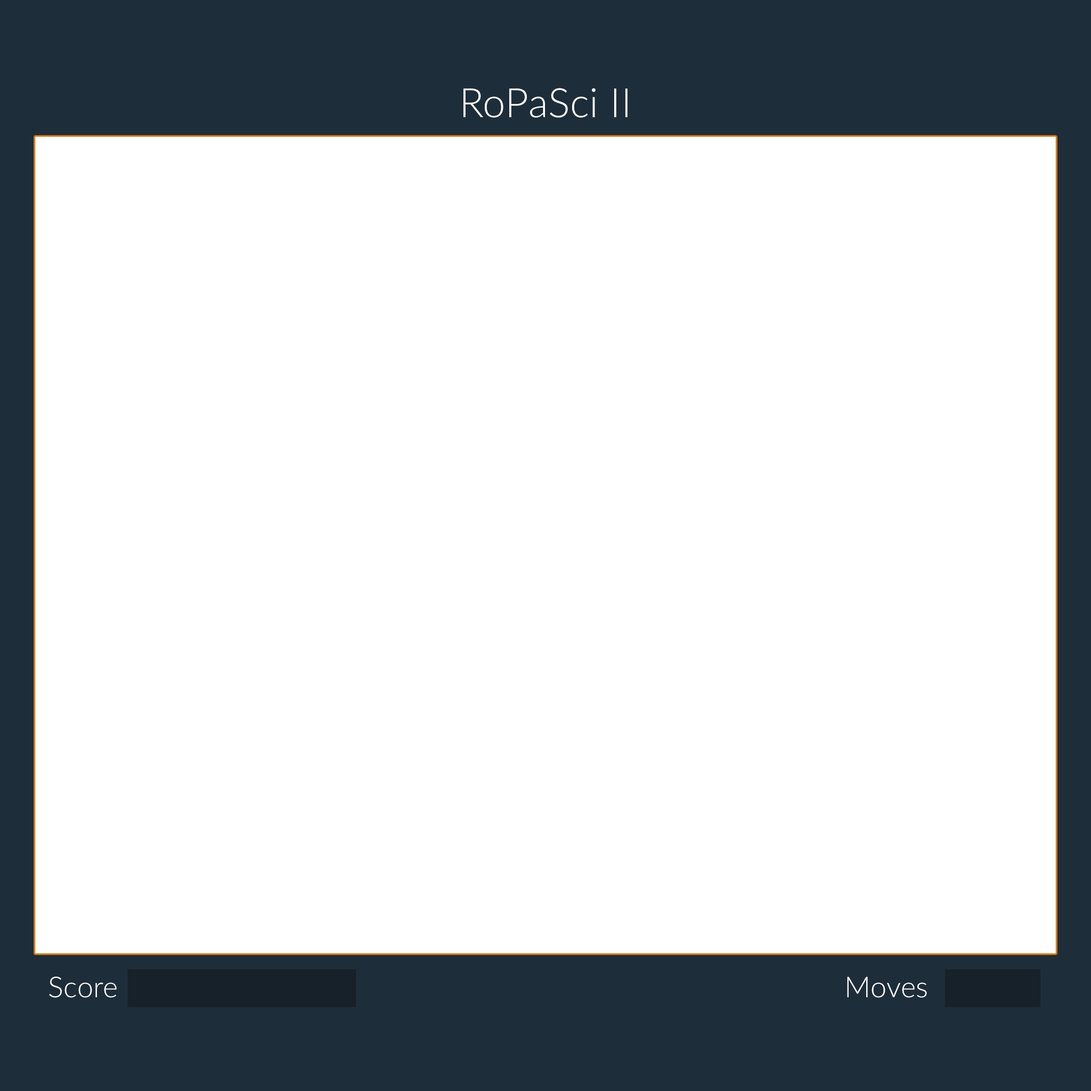
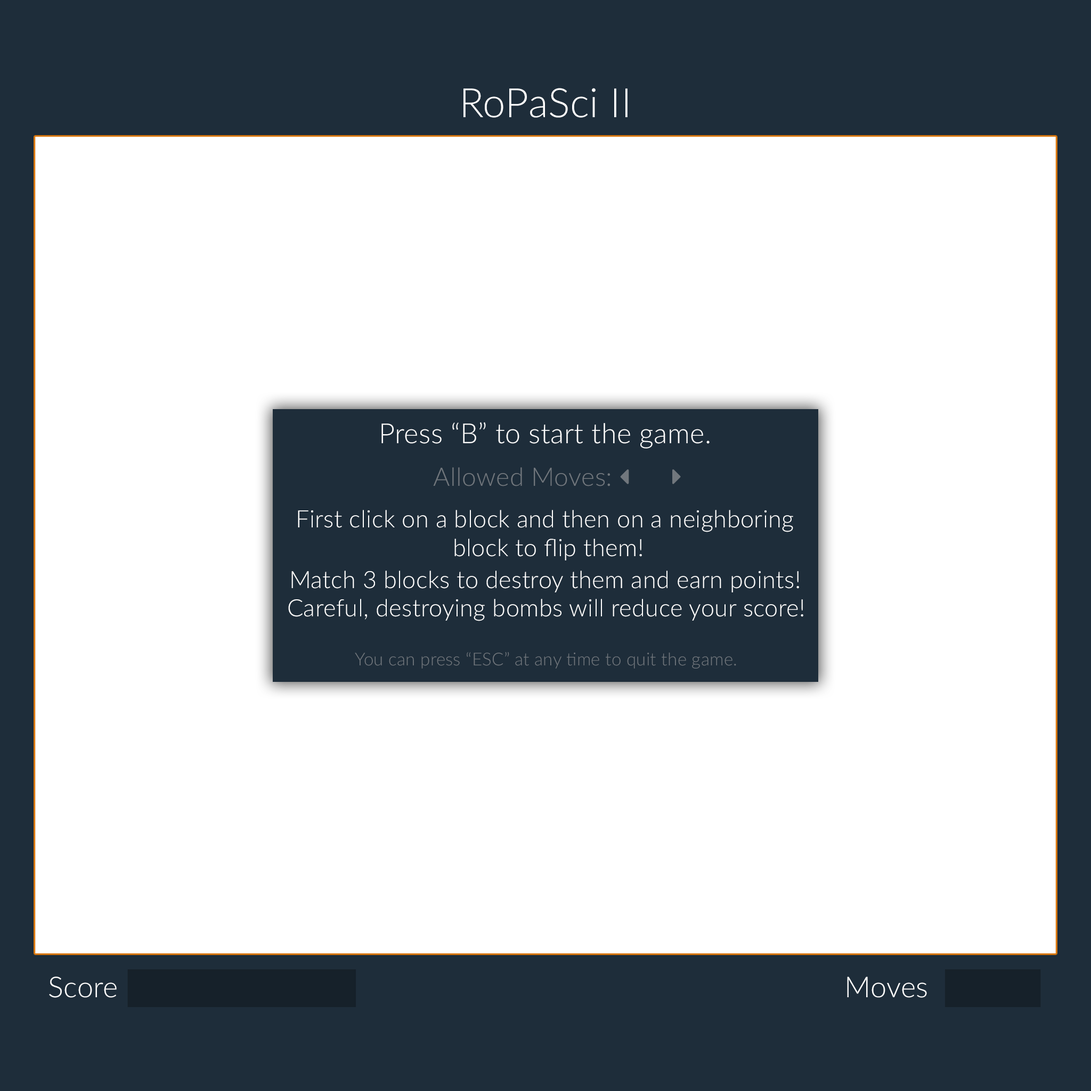
Layered file, before and after one edit (1091 × 1091). Changes by layer:
added layer "You can press “ESC” at any time to quit the game." (25%) above "Careful, destroying bombs will reduce your score!" over [354, 652, 737, 669]
added layer "Careful, destroying bombs will reduce your score!" above "Match 3 blocks to destroy them and earn points!" over [288, 599, 804, 622]
added layer "Match 3 blocks to destroy them and earn points!" above "First click on a block and then on a neighboring block to flip" over [291, 570, 800, 593]
added layer "First click on a block and then on a neighboring block to flip" above "Press “B” to start the game." over [297, 510, 794, 561]
added layer "Press “B” to start the game." above "Allowed Moves:" over [381, 422, 710, 449]
added layer "Allowed Moves:" (25%) above "Layer 2" over [433, 467, 682, 487]
added layer "Layer 2" above "Layer 1" over [272, 409, 819, 683]
